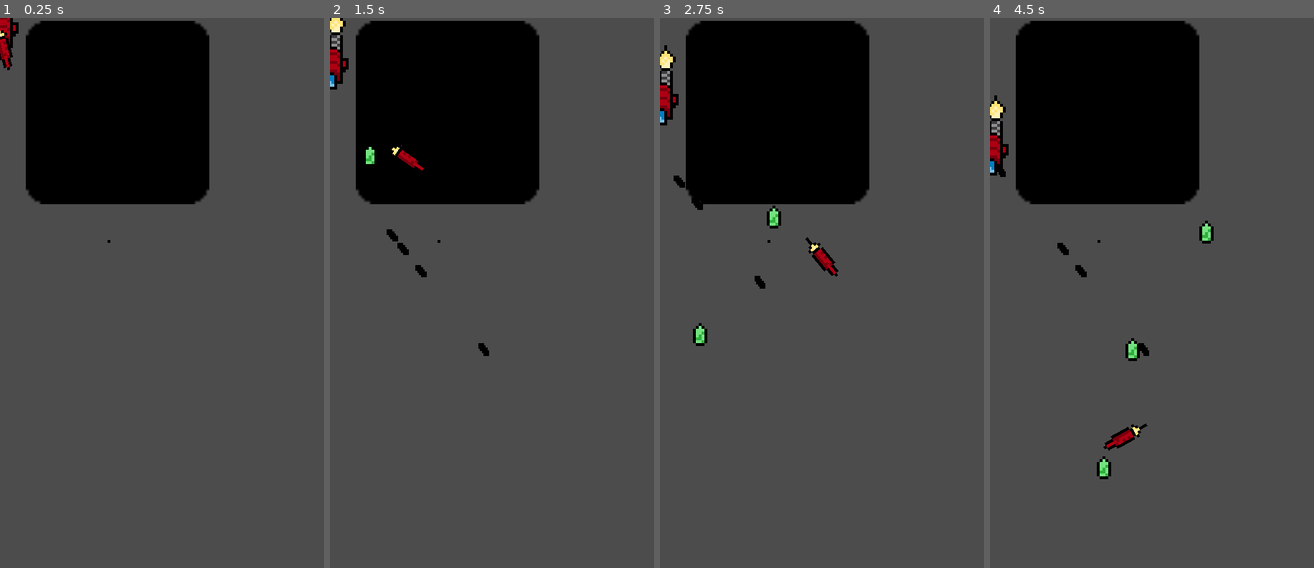
Above: before the commit, frames 1-4 (left to right).
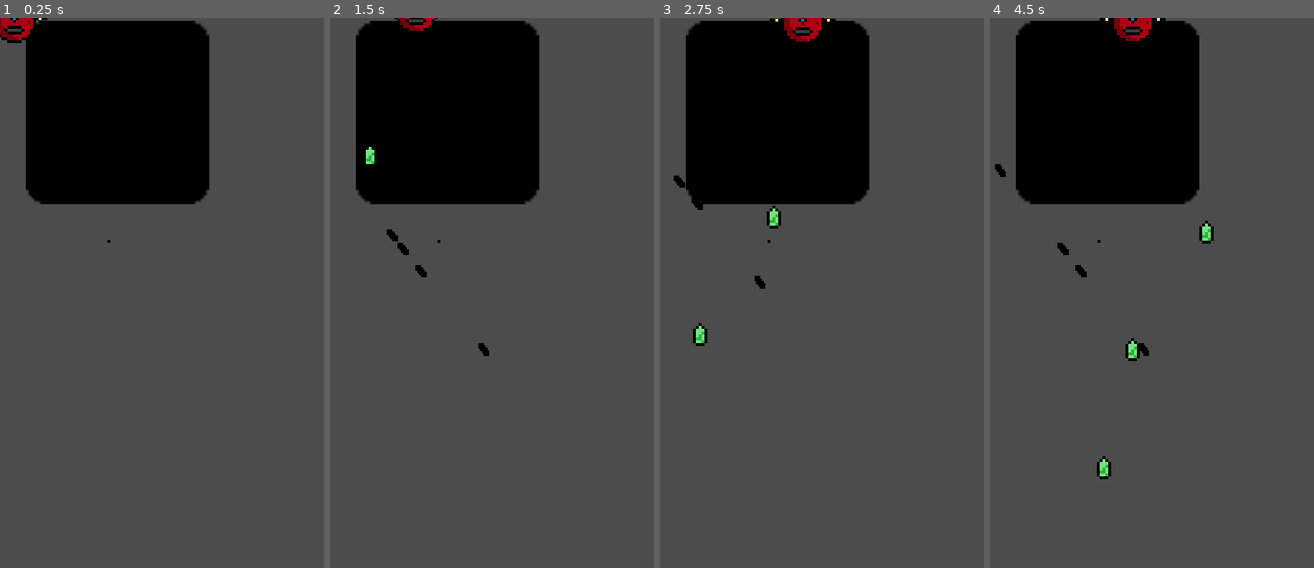
Above: after the commit, the same moments.

Repository: Fl0xy/LD44_Your_life_is_currency
Game: Godot game, scene res://scenes/henrik_test.tscn
The game is run twice, just before and just after one commit, with the same random seed, the same clock (stepped at 60 frames per second) and the same inputs. This scene is started directly instead of the project's main scene. The engine's default icon, where the game draws it, is replaced by a stand-in: a white triangle on a blue panel in a dark square.
Inputs:
- Up to frame 1 (0.25 s): no input
- Up to frame 2 (1.5 s): tap Enter (ui_accept) at 0.5, 0.77 s; hold D (right) 0.53-1.28 s; tap Space (fire) at 0.6, 1.35 s; hold S (down) from 1.28 s (still down)
- Up to frame 3 (2.75 s): tap Enter (ui_accept) at 1.52 s; release S (down) at 2.03 s; hold D (right) from 2.03 s (still down); tap Space (fire) at 2.1 s
- Up to frame 4 (4.5 s): release D (right) at 2.78 s; hold Up (ui_up) 2.78-3.53 s; tap Space (fire) at 2.85, 3.6, 4.35 s; tap Enter (ui_accept) at 3.02, 3.77 s; hold A (left) from 3.53 s (still down)

The runs differ from the first frame. In frame 1, 0.5% of the frame differs, in the area x 0-15%, y 0-10%; in frame 2, 0.8%; in frame 3, 1.2%, in the area x 0-56%, y 0-48%; in frame 4, 1.2%.

Commit message:
beam sphere stuff

Diff:
--- /dev/null
+++ b/assets/enemys/beam.tscn
@@ -0,0 +1,55 @@
+[gd_scene load_steps=6 format=2]
+
+[ext_resource path="res://assets/entity_texture_atlas.png" type="Texture" id=1]
+[ext_resource path="res://assets/enemys/beam_chunk.tscn" type="PackedScene" id=2]
+
+[sub_resource type="AtlasTexture" id=1]
+atlas = ExtResource( 1 )
+region = Rect2( 29, 25, 13, 11 )
+
+[sub_resource type="AtlasTexture" id=2]
+atlas = ExtResource( 1 )
+region = Rect2( 0, 41, 15, 10 )
+
+[sub_resource type="CircleShape2D" id=3]
+radius = 7.0
+
+[node name="beam" type="Node2D"]
+
+[node name="turbo_booster" type="Sprite" parent="."]
+position = Vector2( 0, -11 )
+texture = SubResource( 1 )
+
+[node name="beam_start" type="Sprite" parent="."]
+editor/display_folded = true
+position = Vector2( 0, 5.5 )
+texture = SubResource( 2 )
+
+[node name="Area2D" type="Area2D" parent="beam_start"]
+
+[node name="CollisionShape2D" type="CollisionShape2D" parent="beam_start/Area2D"]
+position = Vector2( 0, 2.5 )
+shape = SubResource( 3 )
+
+[node name="beam_chunk" parent="." instance=ExtResource( 2 )]
+
+[node name="beam_chunk2" parent="." instance=ExtResource( 2 )]
+position = Vector2( 0, 49 )
+
+[node name="beam_chunk3" parent="." instance=ExtResource( 2 )]
+position = Vector2( 0, 75 )
+
+[node name="beam_chunk4" parent="." instance=ExtResource( 2 )]
+position = Vector2( 0, 101 )
+
+[node name="beam_chunk5" parent="." instance=ExtResource( 2 )]
+position = Vector2( 0, 127 )
+
+[node name="beam_chunk6" parent="." instance=ExtResource( 2 )]
+position = Vector2( 0, 153 )
+
+[node name="beam_chunk7" parent="." instance=ExtResource( 2 )]
+position = Vector2( 0, 179 )
+
+[node name="beam_chunk8" parent="." instance=ExtResource( 2 )]
+position = Vector2( 0, 205 )
--- /dev/null
+++ b/assets/enemys/beam_chunk.tscn
@@ -0,0 +1,21 @@
+[gd_scene load_steps=4 format=2]
+
+[ext_resource path="res://assets/entity_texture_atlas.png" type="Texture" id=1]
+
+[sub_resource type="AtlasTexture" id=3]
+atlas = ExtResource( 1 )
+region = Rect2( 16, 37, 15, 26 )
+
+[sub_resource type="RectangleShape2D" id=4]
+extents = Vector2( 7, 13 )
+
+[node name="beam_chunk" type="Sprite"]
+position = Vector2( 0, 23 )
+texture = SubResource( 3 )
+
+[node name="Area2D" type="Area2D" parent="."]
+position = Vector2( 0, -23 )
+
+[node name="CollisionShape2D" type="CollisionShape2D" parent="Area2D"]
+position = Vector2( 0, 23 )
+shape = SubResource( 4 )
--- /dev/null
+++ b/assets/enemys/beam_sphere.gd
@@ -0,0 +1,5 @@
+extends Node2D
+
+func _ready():
+	$projectile.visible = false
+	$projectile.set_physics_process(false)
--- /dev/null
+++ b/assets/enemys/beam_sphere.tscn
@@ -0,0 +1,61 @@
+[gd_scene load_steps=9 format=2]
+
+[ext_resource path="res://assets/enemys/beam_sphere_motion.gd" type="Script" id=1]
+[ext_resource path="res://assets/entity_texture_atlas.png" type="Texture" id=2]
+[ext_resource path="res://assets/enemys/beam_sphere.gd" type="Script" id=3]
+[ext_resource path="res://assets/enemys/beam.tscn" type="PackedScene" id=4]
+
+[sub_resource type="AtlasTexture" id=1]
+atlas = ExtResource( 2 )
+region = Rect2( 0, 25, 15, 15 )
+
+[sub_resource type="AtlasTexture" id=2]
+atlas = ExtResource( 2 )
+region = Rect2( 21, 25, 3, 5 )
+
+[sub_resource type="AtlasTexture" id=3]
+atlas = ExtResource( 2 )
+region = Rect2( 16, 25, 4, 3 )
+
+[sub_resource type="CircleShape2D" id=4]
+radius = 7.07107
+
+[node name="beam_sphere" type="Node2D"]
+script = ExtResource( 1 )
+
+[node name="ship_body" type="Sprite" parent="."]
+texture = SubResource( 1 )
+script = ExtResource( 3 )
+__meta__ = {
+"_edit_lock_": true
+}
+
+[node name="thrust" type="Node2D" parent="ship_body"]
+
+[node name="back_left" type="Sprite" parent="ship_body/thrust"]
+position = Vector2( -3, -9 )
+texture = SubResource( 2 )
+
+[node name="back_right" type="Sprite" parent="ship_body/thrust"]
+position = Vector2( 3, -9 )
+scale = Vector2( -1, 1 )
+texture = SubResource( 2 )
+
+[node name="right" type="Sprite" parent="ship_body/thrust"]
+position = Vector2( 9.5, -1 )
+scale = Vector2( -1, 1 )
+texture = SubResource( 3 )
+
+[node name="left" type="Sprite" parent="ship_body/thrust"]
+position = Vector2( -9.5, -1 )
+texture = SubResource( 3 )
+
+[node name="projectile" type="Node2D" parent="ship_body"]
+
+[node name="beam" parent="ship_body/projectile" instance=ExtResource( 4 )]
+
+[node name="Area2D" type="Area2D" parent="."]
+editor/display_folded = true
+
+[node name="CollisionShape2D" type="CollisionShape2D" parent="Area2D"]
+shape = SubResource( 4 )
--- /dev/null
+++ b/assets/enemys/beam_sphere_motion.gd
@@ -0,0 +1,44 @@
+extends Node2D
+
+export var target_pos : Vector2 = Vector2(50,50)
+export var movement_speed = 20.0
+
+enum MODE {
+	search,
+	fire,
+	flee
+}
+var current_mode = MODE.search
+
+var aplitude : float = 2.0
+var frequency : float = 3.0
+var time : float
+
+func _physics_process(delta):
+	#movement on y
+	time = fmod(time + delta, (2*PI*frequency)) # (2*PI*frequency) sin() repeats
+	position.y = (sin(frequency * time) * aplitude)
+
+	#movement on x
+	if current_mode == MODE.search :
+		var movement_distance = movement_speed * delta
+		var distance_to_target = abs(movement_distance - (target_pos.x - position.x))
+		if distance_to_target <= movement_distance :
+				movement_distance = distance_to_target
+				current_mode = MODE.fire
+
+		if position.x < target_pos.x :
+			#movement_distance *= 1 #wouldn't do anything
+			pass
+		else:
+			movement_distance *= -1
+
+		position.x += movement_distance
+	elif current_mode == MODE.fire :
+		fire_beam()
+	elif current_mode == MODE.flee :
+		position.x += movement_speed * delta
+
+func fire_beam():
+	$ship_body/projectile/beam.visible = true
+	$ship_body/projectile/beam.set_physics_process(true)
--- a/assets/enemys/rapid_fire_gun_ship.tscn
+++ b/assets/enemys/rapid_fire_gun_ship.tscn
@@ -45,7 +45,6 @@
 speed = 20.0
 
 [node name="ship_body" type="Sprite" parent="."]
-editor/display_folded = true
 texture = SubResource( 1 )
 script = ExtResource( 3 )
 __meta__ = {
--- a/assets/enemys/rocket_ship.tscn
+++ b/assets/enemys/rocket_ship.tscn
@@ -1,8 +1,7 @@
-[gd_scene load_steps=7 format=2]
+[gd_scene load_steps=6 format=2]
 
 [ext_resource path="res://scripts/continues_motion_2D.gd" type="Script" id=1]
 [ext_resource path="res://assets/entity_texture_atlas.png" type="Texture" id=2]
-[ext_resource path="res://assets/enemys/rocket.tscn" type="PackedScene" id=3]
 
 [sub_resource type="AtlasTexture" id=1]
 atlas = ExtResource( 2 )
@@ -43,8 +42,6 @@
 "_edit_lock_": true
 }
 
-[node name="rocket" parent="ship_body/projectile" instance=ExtResource( 3 )]
-
 [node name="spawn" type="Node2D" parent="ship_body/projectile"]
 __meta__ = {
 "_edit_lock_": true
--- a/scenes/henrik_test.tscn
+++ b/scenes/henrik_test.tscn
@@ -1,174 +1,37 @@
-[gd_scene load_steps=13 format=2]
+[gd_scene load_steps=9 format=2]
 
-[ext_resource path="res://icon.png" type="Texture" id=1]
-[ext_resource path="res://assets/blackPixel.png" type="Texture" id=2]
-[ext_resource path="res://scenes/ProjectileSpawner.tscn" type="PackedScene" id=3]
-[ext_resource path="res://assets/enemys/rapid_fire_gun_ship.tscn" type="PackedScene" id=4]
-[ext_resource path="res://assets/enemys/rocket_ship.tscn" type="PackedScene" id=5]
-[ext_resource path="res://assets/entity_texture_atlas.png" type="Texture" id=6]
-[ext_resource path="res://scripts/continues_motion_2D.gd" type="Script" id=7]
-
-[sub_resource type="AtlasTexture" id=1]
-atlas = ExtResource( 6 )
-region = Rect2( 0, 25, 15, 15 )
-
-[sub_resource type="AtlasTexture" id=2]
-atlas = ExtResource( 6 )
-region = Rect2( 21, 25, 3, 5 )
-
-[sub_resource type="AtlasTexture" id=3]
-atlas = ExtResource( 6 )
-region = Rect2( 16, 25, 4, 3 )
-
-[sub_resource type="AtlasTexture" id=4]
-atlas = ExtResource( 6 )
-region = Rect2( 0, 41, 15, 10 )
-
-[sub_resource type="AtlasTexture" id=5]
-atlas = ExtResource( 6 )
-region = Rect2( 16, 37, 15, 26 )
+[ext_resource path="res://scenes/deathzone.tscn" type="PackedScene" id=1]
+[ext_resource path="res://icon.png" type="Texture" id=2]
+[ext_resource path="res://assets/blackPixel.png" type="Texture" id=3]
+[ext_resource path="res://scenes/ProjectileSpawner.tscn" type="PackedScene" id=4]
+[ext_resource path="res://assets/enemys/rapid_fire_gun_ship.tscn" type="PackedScene" id=5]
+[ext_resource path="res://assets/enemys/rocket_ship.tscn" type="PackedScene" id=6]
+[ext_resource path="res://assets/enemys/beam_sphere.tscn" type="PackedScene" id=7]
+[ext_resource path="res://scripts/continues_motion_2D.gd" type="Script" id=8]
 
 [node name="Node2D" type="Node2D"]
+
+[node name="deathzone" parent="." instance=ExtResource( 1 )]
 
 [node name="icon" type="Sprite" parent="."]
 editor/display_folded = true
 modulate = Color( 0, 0, 0, 1 )
 position = Vector2( 41, 33 )
-texture = ExtResource( 1 )
+texture = ExtResource( 2 )
 
 [node name="blackPixel" type="Sprite" parent="icon"]
 position = Vector2( -3, 45 )
-texture = ExtResource( 2 )
+texture = ExtResource( 3 )
 
-[node name="ProjectileSpawner" parent="." instance=ExtResource( 3 )]
+[node name="ProjectileSpawner" parent="." instance=ExtResource( 4 )]
 
-[node name="rapid_fire_gun_ship" parent="." instance=ExtResource( 4 )]
+[node name="rapid_fire_gun_ship" parent="." instance=ExtResource( 5 )]
 visible = false
 
-[node name="rocket_ship" parent="." instance=ExtResource( 5 )]
-
-[node name="beam_sphere" type="Node2D" parent="."]
-editor/display_folded = true
+[node name="rocket_ship" parent="." instance=ExtResource( 6 )]
 visible = false
 
-[node name="ship_body" type="Sprite" parent="beam_sphere"]
-editor/display_folded = true
-texture = SubResource( 1 )
-__meta__ = {
-"_edit_lock_": true
-}
-
-[node name="thrust" type="Node2D" parent="beam_sphere/ship_body"]
-editor/display_folded = true
-__meta__ = {
-"_edit_lock_": true
-}
-
-[node name="back_left" type="Sprite" parent="beam_sphere/ship_body/thrust"]
-position = Vector2( -3, -9 )
-texture = SubResource( 2 )
-__meta__ = {
-"_edit_lock_": true
-}
-
-[node name="back_right" type="Sprite" parent="beam_sphere/ship_body/thrust"]
-position = Vector2( 3, -9 )
-scale = Vector2( -1, 1 )
-texture = SubResource( 2 )
-__meta__ = {
-"_edit_lock_": true
-}
-
-[node name="right" type="Sprite" parent="beam_sphere/ship_body/thrust"]
-position = Vector2( 9.5, -1 )
-scale = Vector2( -1, 1 )
-texture = SubResource( 3 )
-__meta__ = {
-"_edit_lock_": true
-}
-
-[node name="left" type="Sprite" parent="beam_sphere/ship_body/thrust"]
-position = Vector2( -9.5, -1 )
-texture = SubResource( 3 )
-__meta__ = {
-"_edit_lock_": true
-}
-
-[node name="projectile" type="Node2D" parent="beam_sphere/ship_body"]
-editor/display_folded = true
-visible = false
-__meta__ = {
-"_edit_lock_": true
-}
-
-[node name="beam" type="Node2D" parent="beam_sphere/ship_body/projectile"]
-editor/display_folded = true
-__meta__ = {
-"_edit_lock_": true
-}
-
-[node name="beam_start" type="Sprite" parent="beam_sphere/ship_body/projectile/beam"]
-position = Vector2( 0, 5.5 )
-texture = SubResource( 4 )
-__meta__ = {
-"_edit_lock_": true
-}
-
-[node name="beam_chunk" type="Sprite" parent="beam_sphere/ship_body/projectile/beam"]
-position = Vector2( 0, 23 )
-texture = SubResource( 5 )
-__meta__ = {
-"_edit_lock_": true
-}
-
-[node name="beam_chunk2" type="Sprite" parent="beam_sphere/ship_body/projectile/beam"]
-position = Vector2( 0, 49 )
-texture = SubResource( 5 )
-__meta__ = {
-"_edit_lock_": true
-}
-
-[node name="beam_chunk3" type="Sprite" parent="beam_sphere/ship_body/projectile/beam"]
-position = Vector2( 0, 74 )
-texture = SubResource( 5 )
-__meta__ = {
-"_edit_lock_": true
-}
-
-[node name="beam_chunk4" type="Sprite" parent="beam_sphere/ship_body/projectile/beam"]
-position = Vector2( 0, 100 )
-texture = SubResource( 5 )
-__meta__ = {
-"_edit_lock_": true
-}
-
-[node name="beam_chunk5" type="Sprite" parent="beam_sphere/ship_body/projectile/beam"]
-position = Vector2( 0, 126 )
-texture = SubResource( 5 )
-__meta__ = {
-"_edit_lock_": true
-}
-
-[node name="beam_chunk6" type="Sprite" parent="beam_sphere/ship_body/projectile/beam"]
-position = Vector2( 0, 152 )
-texture = SubResource( 5 )
-__meta__ = {
-"_edit_lock_": true
-}
-
-[node name="beam_chunk7" type="Sprite" parent="beam_sphere/ship_body/projectile/beam"]
-position = Vector2( 0, 178 )
-texture = SubResource( 5 )
-__meta__ = {
-"_edit_lock_": true
-}
-
-[node name="beam_chunk8" type="Sprite" parent="beam_sphere/ship_body/projectile/beam"]
-position = Vector2( 0, 204 )
-texture = SubResource( 5 )
-__meta__ = {
-"_edit_lock_": true
-}
+[node name="beam_sphere" parent="." instance=ExtResource( 7 )]
 
 [node name="enemyspawner" type="Node2D" parent="."]
-script = ExtResource( 7 )
+script = ExtResource( 8 )
